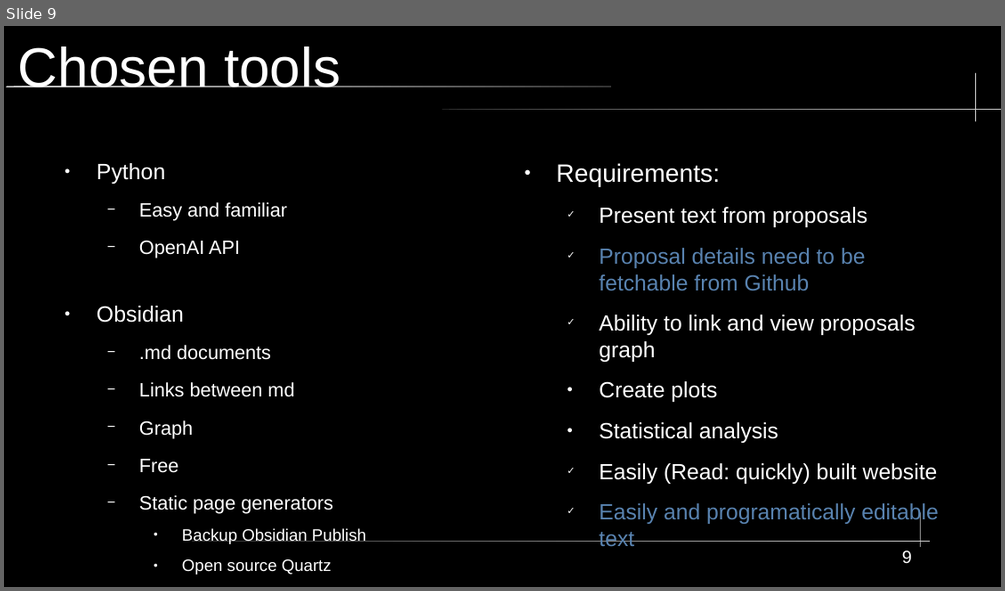
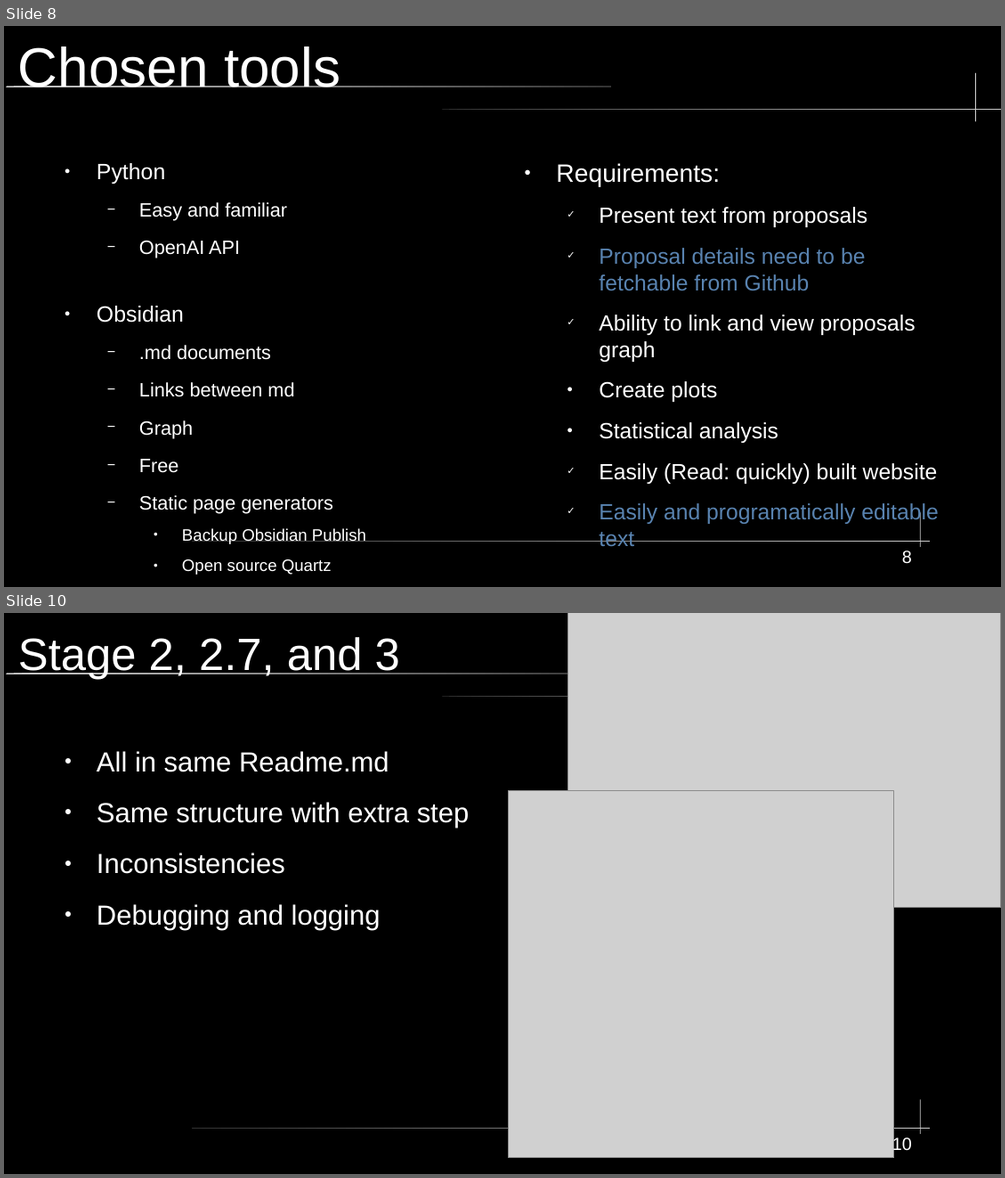
Before and after one commit to KWaloen/tc39_proposals_project, a slide deck: Data Analysis/Presentation/JS Proposals Project.odp. Shown one above the other, each under a label of ours: slide 9 before the commit, slides 8 and 10 after it; the slides between them are not shown. The pictures are 1005x591 and 1005x1178 pixels, drawn with LibreOffice and Linux fonts; fonts in the diff are those of the drawing; grey boxes stand for pictures. Boxes give left, top, right and bottom in pixels: in the first picture for what was removed or moved away, otherwise in the second. Text is boxed around its words. In the diff, an @@ line names an element or a change of style, - is before the commit and + after.

```diff
--- a/Data Analysis/Presentation/JS Proposals Project.odp
+++ b/Data Analysis/Presentation/JS Proposals Project.odp
@@ slide 10 added at bbox=[4, 613, 1001, 1174], background #000000; not listed: 4 template elements that a slide beside it also shows @@
@@ title added at bbox=[18, 637, 400, 679], 36 pt, text #FFFFFF @@
+Stage 2, 2.7, and 3
@@ picture added at bbox=[567, 613, 1001, 908] @@
@@ text added at bbox=[97, 751, 469, 930], 22 pt, text #FFFFFF @@
+● All in same Readme.md
+● Same structure with extra step
+● Inconsistencies
+● Debugging and logging
@@ picture added at bbox=[509, 791, 895, 1159] @@
@@ page number added at bbox=[892, 1136, 912, 1154], 14 pt, text #FFFFFF @@
+10
@@ what was slide 9 is now slide 8 @@
@@ page number at bbox=[902, 550, 912, 564]: text changed @@
-9
+8
```
Also in this commit, not shown: 7 slides changed, 22 other slides added.
